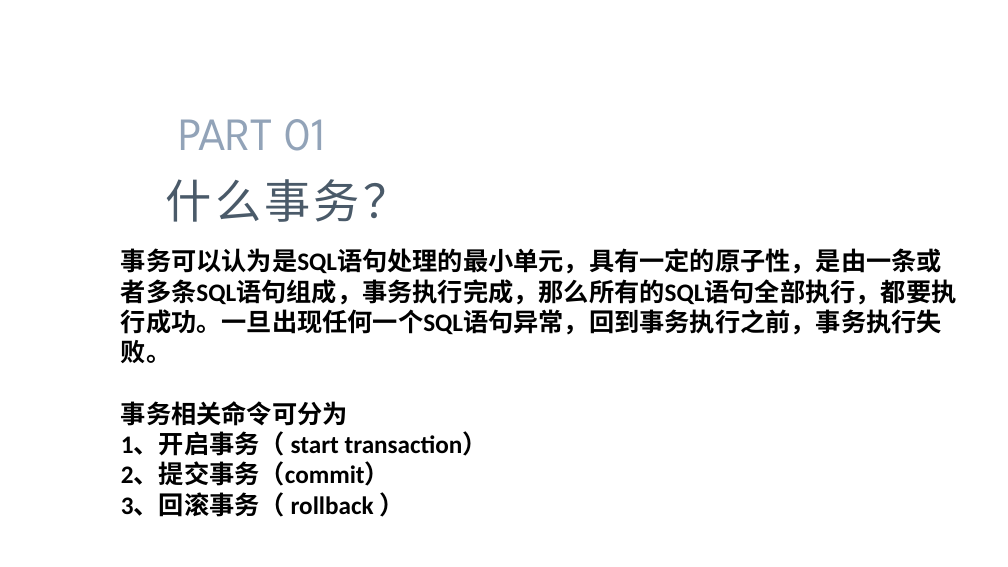
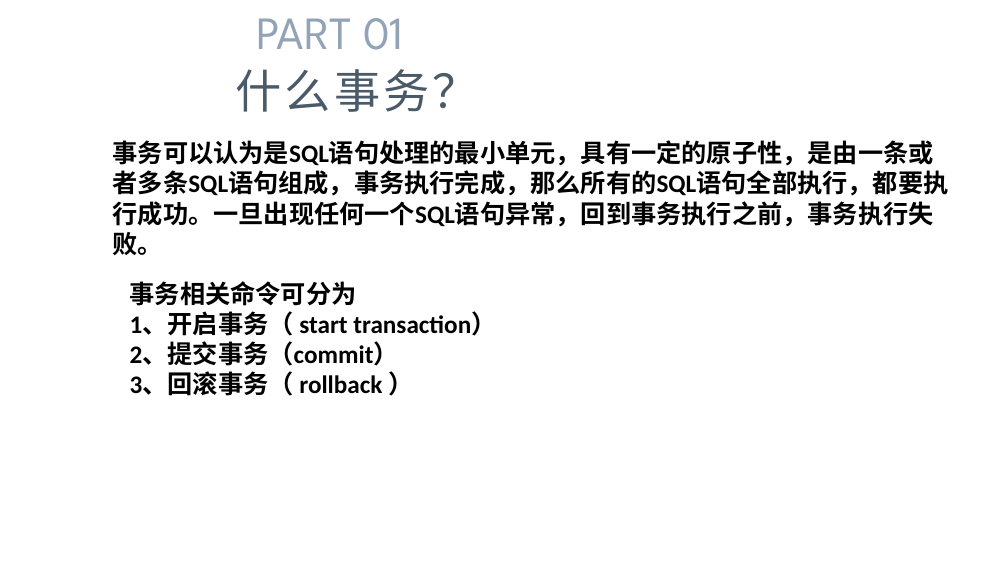
Before and after one commit to yangzhengx/dev01, a slide deck: slide 3 of 演讲.pptx. Drawn at 1008x567 pixels with LibreOffice and Linux fonts; fonts in the diff are those of the drawing; background and template pictures are left out. Boxes give left, top, right and bottom in pixels: in the first picture for what was removed or moved away, otherwise in the second. Text is boxed around its words. In the diff, an @@ line names an element or a change of style, - is before the commit and + after.

```diff
--- a/演讲.pptx
+++ b/演讲.pptx
@@ text "PART 01": place and size @@
-text "PART 01" at (178,119,326,151)
+text "PART 01" at (257,18,404,50)
@@ text "什么事务？": place and size @@
-text "什么事务？" at (166,179,410,222)
+text "什么事务？" at (236,69,480,112)
@@ text "事务可以认为是SQL语句处理的最小单元，具有一定的原子性，是由一条或者多条SQL语句组成，事务执行完成，那么所有的SQL ...": place and size @@
-text "事务可以认为是SQL语句处理的最小单元，具有一定的原子性，是由一条或者多条SQL语句组成，事务执行完成，那么所有的SQL ..." at (121,248,957,363)
+text "事务可以认为是SQL语句处理的最小单元，具有一定的原子性，是由一条或者多条SQL语句组成，事务执行完成，那么所有的SQL ..." at (113,140,949,255)
@@ text "事务相关命令可分为": place and size @@
-text "事务相关命令可分为" at (121,401,488,517)
+text "事务相关命令可分为" at (130,281,496,396)
```
Also in this commit, not shown: 12 other slides changed, 1 slide added.
